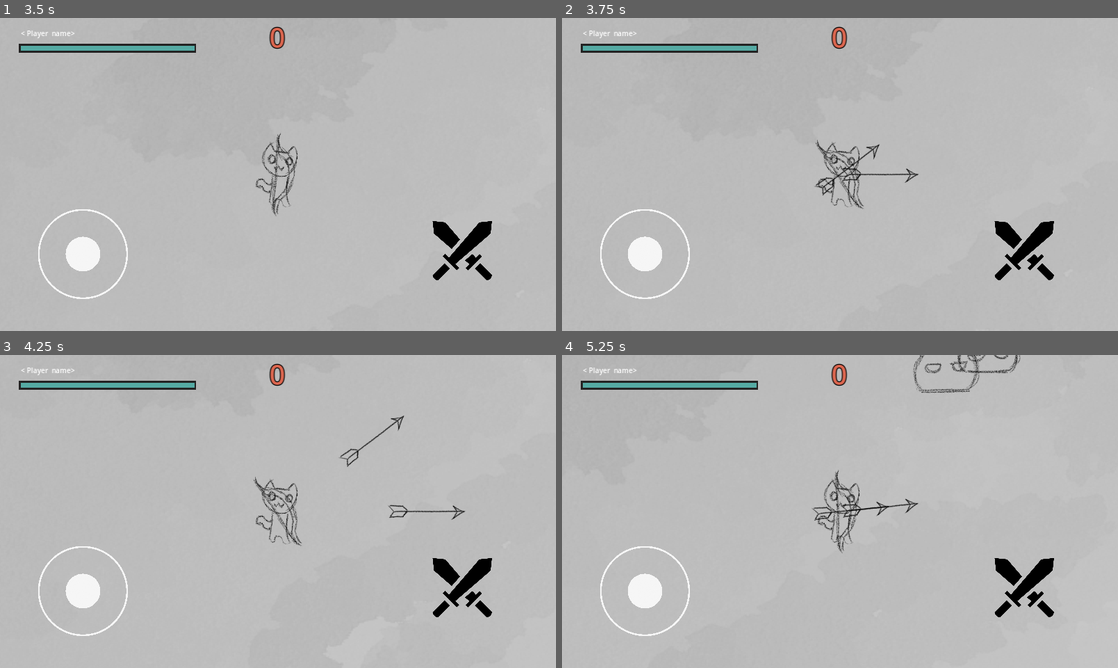
Above: before the commit, frames 1-4 (two rows, left to right).
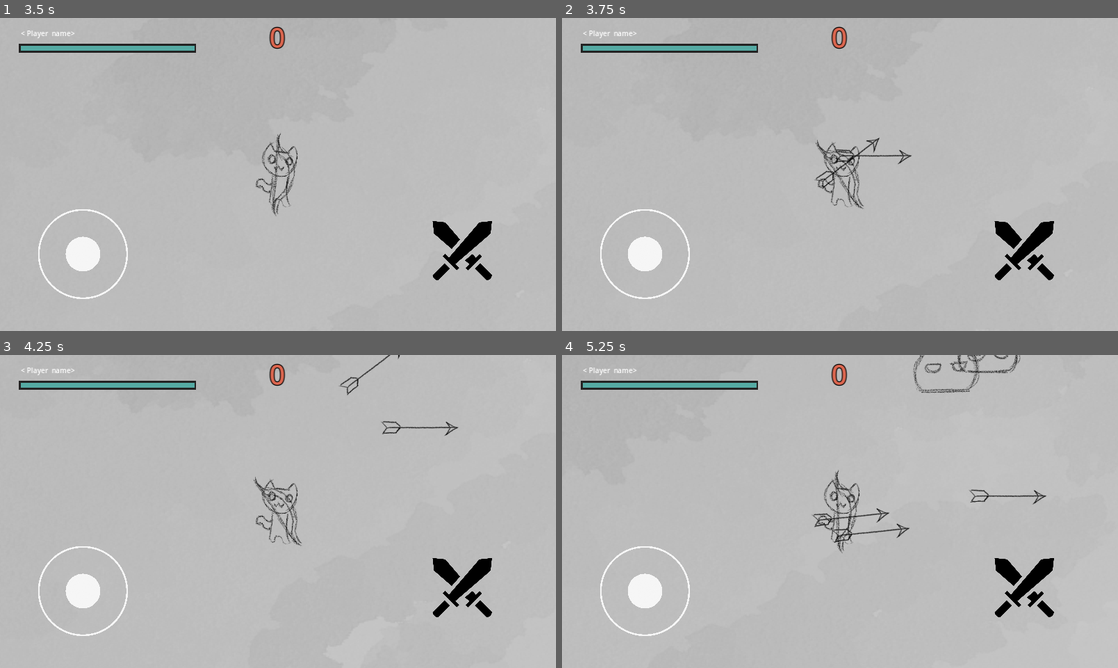
Above: after the commit, the same moments.

Repository: Vented5/DungeonHunters
Game: Godot game, scene res://title_screen/title_screen.tscn
The game is run twice, just before and just after one commit, with the same random seed, the same clock (stepped at 60 frames per second) and the same inputs.
Inputs (mouse positions are in pixels of both pictures, inside the frame that each line leads up to):
- Up to frame 1 (3.5 s): click "Start" at 0.5 s; click "START" at 1.25 s; click (83, 252) at 2 s; tap Enter at 2.75 s; move the mouse to (400, 158) at 2.77 s; hold D (move_right) from 2.78 s (still down); hold Space (attack) from 2.78 s (still down)
- Up to frame 2 (3.75 s): move the mouse to (728, 190) at 3.52 s; release D (move_right) at 3.53 s; release Space (attack) at 3.53 s; hold S (move_down) from 3.53 s (still down); tap Space (attack) at 3.6 s
- Up to frame 3 (4.25 s): keep holding S (move_down)
- Up to frame 4 (5.25 s): move the mouse to (895, 442) at 4.27 s; release S (move_down) at 4.28 s; hold D (move_right) 4.28-5.03 s; hold Space (attack) 4.28-5.03 s; move the mouse to (812, 574) at 5.02 s; hold W (move_up) from 5.03 s (still down); tap Space (attack) at 5.1 s

Frame 1 is identical in both runs. In frame 2, 0.5% of the frame differs, in the area x 45-65%, y 38-57%; in frame 3, 0.5%; in frame 4, 0.6%, in the area x 44-88%, y 42-60%.

Commit message:
scene(main): Game over screen added, arrow with ohantom movement fixed.

Diff:
--- a/main.gd
+++ b/main.gd
@@ -12,7 +12,8 @@
 	score = 0
 
 func game_over():
-	pass
+	print("Fin del juego")
+	$Game_over.show()
 
 func _on_slime_timer_timeout():
 	var slime = slime_scene.instantiate()
@@ -32,3 +33,4 @@
 
 func _on_player_die() -> void:
 	$Slime_timer.stop()
+	game_over()
--- a/main.tscn
+++ b/main.tscn
@@ -37,8 +37,6 @@
 
 [node name="Player" parent="." instance=ExtResource("3_kvypv")]
 position = Vector2(640, 360)
-health = 12
-speed = 300
 
 [node name="Camera2D" type="Camera2D" parent="Player"]
 scale = Vector2(0.942599, 1.06142)
@@ -96,6 +94,34 @@
 offset_bottom = 47.0
 text = "< Player  name>"
 
+[node name="Game_over" type="CanvasLayer" parent="."]
+visible = false
+
+[node name="ColorRect" type="ColorRect" parent="Game_over"]
+anchors_preset = 15
+anchor_right = 1.0
+anchor_bottom = 1.0
+grow_horizontal = 2
+grow_vertical = 2
+color = Color(0, 0, 0, 0.572549)
+
+[node name="Label" type="Label" parent="Game_over"]
+anchors_preset = 8
+anchor_left = 0.5
+anchor_top = 0.5
+anchor_right = 0.5
+anchor_bottom = 0.5
+offset_left = -38.0
+offset_top = -11.5
+offset_right = 38.0
+offset_bottom = 11.5
+grow_horizontal = 2
+grow_vertical = 2
+theme_override_colors/font_color = Color(0.819905, 0, 0.0972215, 1)
+theme_override_colors/font_shadow_color = Color(0.12103, 0.12103, 0.12103, 0.572549)
+theme_override_font_sizes/font_size = 72
+text = "YOU DIED"
+
 [connection signal="die" from="Player" to="." method="_on_player_die"]
 [connection signal="hit" from="Player" to="." method="_on_player_hit"]
 [connection signal="timeout" from="Slime_timer" to="." method="_on_slime_timer_timeout"]
--- a/weapons/bow.gd
+++ b/weapons/bow.gd
@@ -14,6 +14,7 @@
 
 func shoot():
 	var arrow = arrow_scene.instantiate()
+	arrow.transform = $Marker2D.global_transform
 	arrow.rotation = player.direction.angle()
-	add_child(arrow)
-	print("Arrow shooted")
+	get_parent().get_parent().add_child(arrow)
+	print("Arrow shooted, parent:", get_parent().get_parent())
--- a/weapons/bow.tscn
+++ b/weapons/bow.tscn
@@ -8,3 +8,5 @@
 
 [node name="Sprite2D" type="Sprite2D" parent="."]
 texture = ExtResource("1_mkiec")
+
+[node name="Marker2D" type="Marker2D" parent="."]
